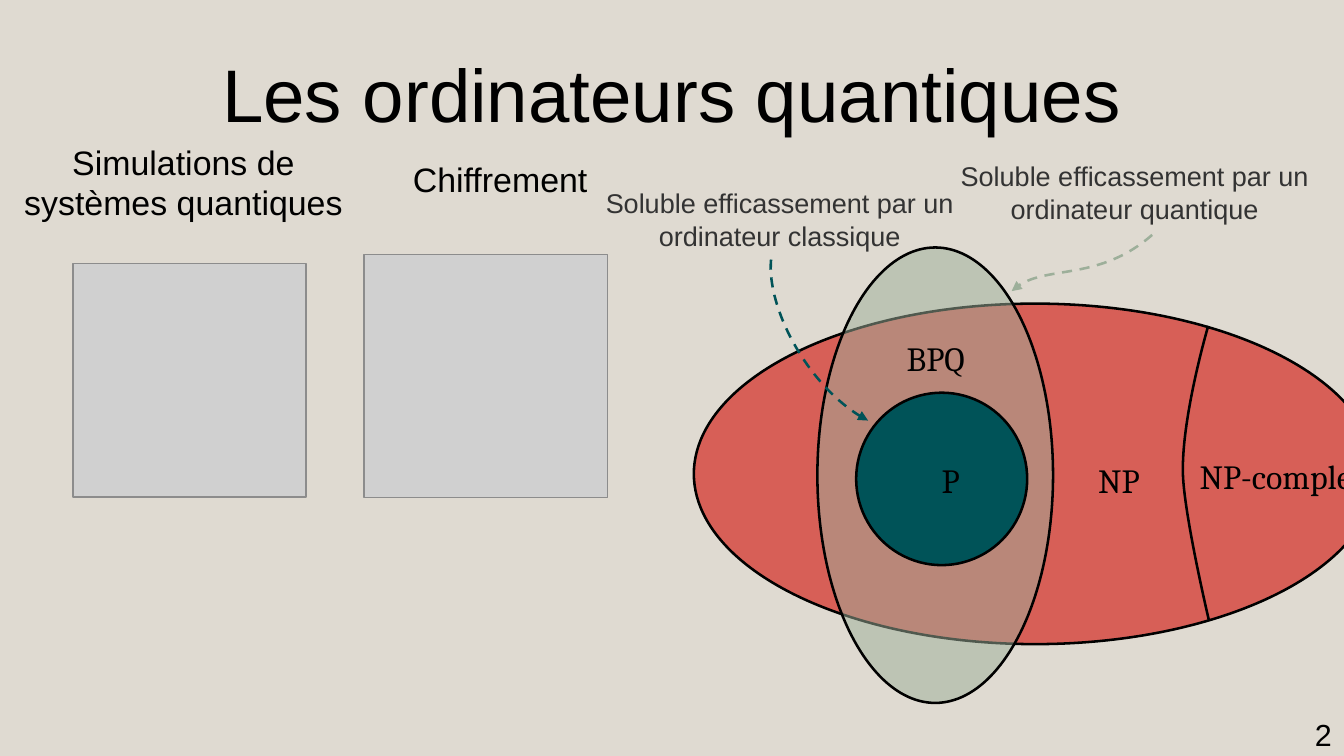
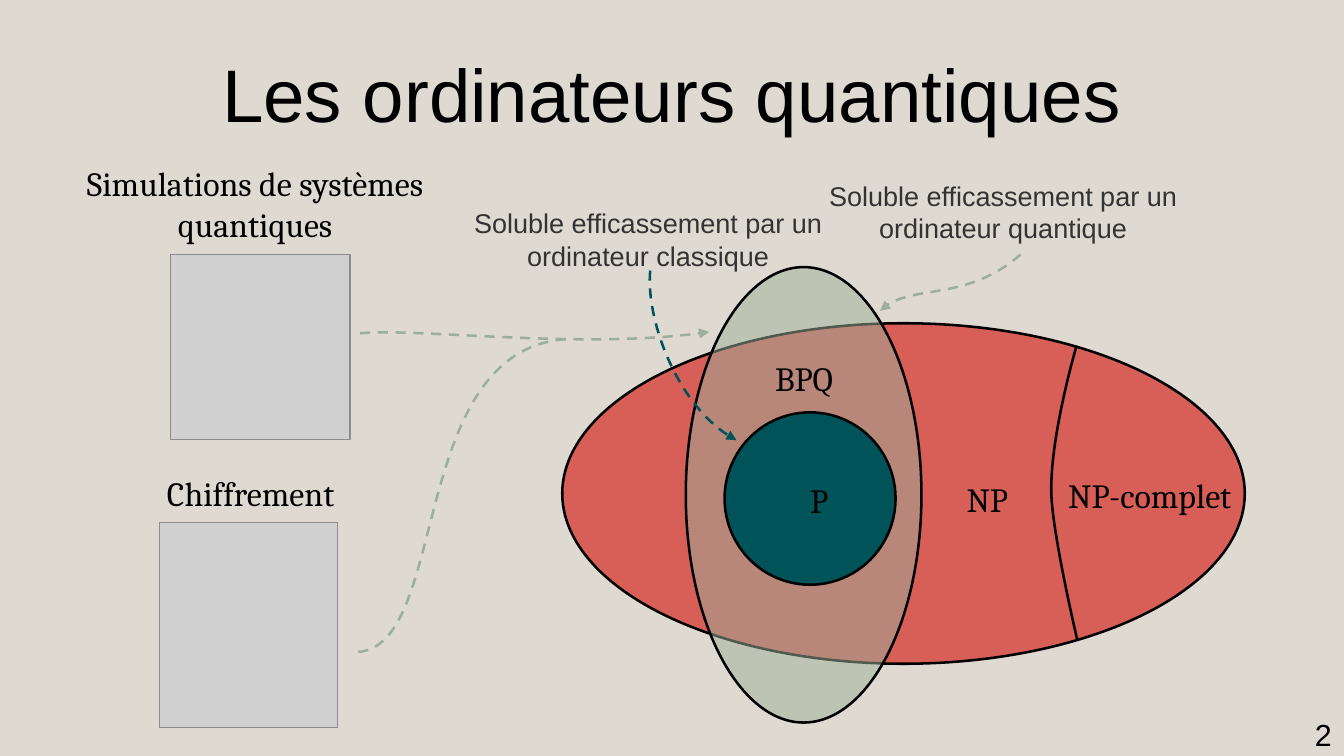
Before and after one commit to AmdaU/presentations, a slide deck: slide 2 of Seminaire/Seminaire.odp. Drawn at 1344x756 pixels with LibreOffice and Linux fonts; fonts in the diff are those of the drawing; grey boxes stand for pictures. Boxes give left, top, right and bottom in pixels: in the first picture for what was removed or moved away, otherwise in the second. Text is boxed around its words. In the diff, an @@ line names an element or a change of style, - is before the commit and + after.

```diff
--- a/Seminaire/Seminaire.odp
+++ b/Seminaire/Seminaire.odp
@@ title "Simulations de systèmes quantiques": place and size @@
-title "Simulations de systèmes quantiques" at [24, 150, 343, 222]
+title "Simulations de systèmes quantiques" at [87, 172, 423, 244]
@@ title "Simulations de systèmes quantiques" at [87, 172, 423, 244]: font Arial to Cambria @@
@@ picture: place and size @@
-picture at [73, 263, 306, 496]
+picture at [171, 255, 350, 440]
@@ freeform shape: place and size @@
-freeform shape at [771, 260, 868, 421]
+freeform shape at [650, 271, 737, 440]
@@ freeform shape added at [354, 339, 566, 652], outline #9DAF9A 1.5 pt dashed @@
@@ freeform shape added at [360, 332, 709, 339], outline #9DAF9A 1.5 pt dashed @@
@@ 4 texts, 3 ellipses, 2 titles, 2 freeform shapes: place and size @@
-4 texts, 3 ellipses, 2 titles, 2 freeform shapes at [606, 166, 1344, 704]
+4 texts, 3 ellipses, 2 titles, 2 freeform shapes at [474, 186, 1245, 723]
@@ title "Chiffrement" at [167, 482, 334, 507]: font Arial to Cambria @@
@@ title "Chiffrement": place and size @@
-title "Chiffrement" at [413, 167, 588, 193]
+title "Chiffrement" at [167, 482, 334, 507]
@@ picture: place and size @@
-picture at [365, 255, 609, 499]
+picture at [160, 523, 338, 728]
```
Also in this commit, not shown: 3 other slides changed, 2 slides added, 1 slide removed, 40 other files.
